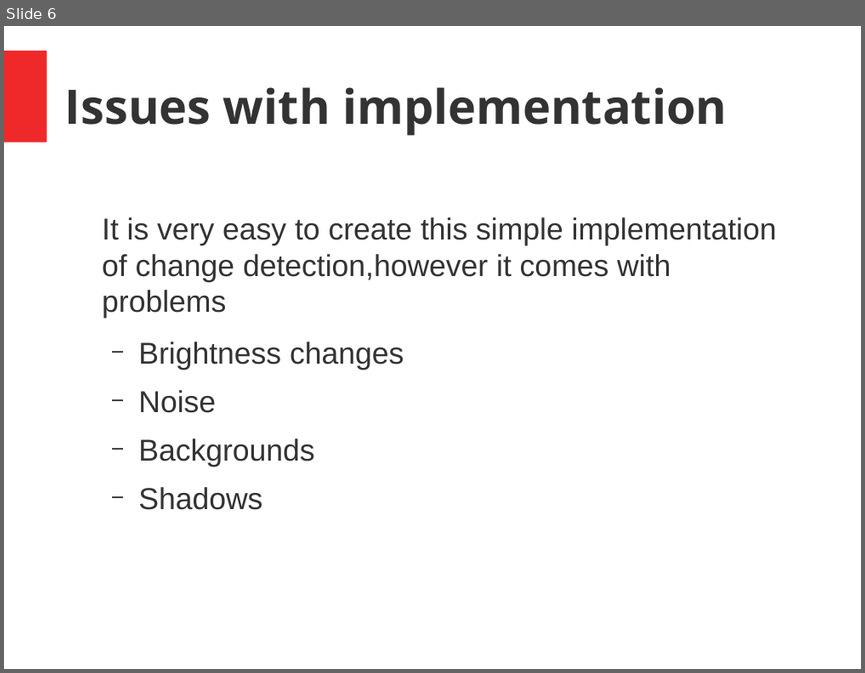
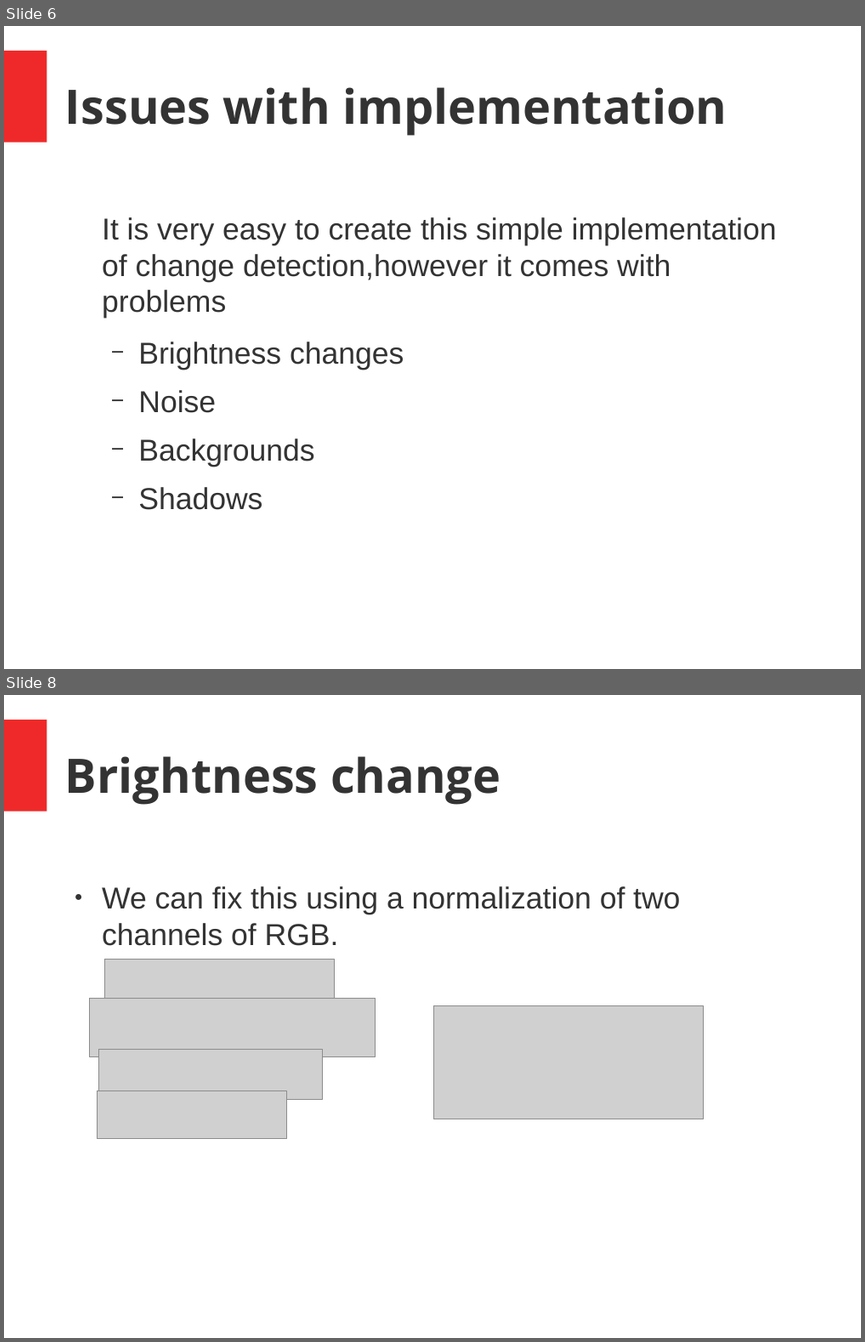
Before and after one commit to joseph-allen/MinsharaMask, a slide deck: SeminarJosephAllen.odp. Shown one above the other, each under a label of ours: slide 6 before the commit, slides 6 and 8 after it; the slides between them are not shown. The pictures are 865x673 and 865x1342 pixels, drawn with LibreOffice and Linux fonts; fonts in the diff are those of the drawing; grey boxes stand for pictures. Boxes give left, top, right and bottom in pixels: in the first picture for what was removed or moved away, otherwise in the second. Text is boxed around its words. In the diff, an @@ line names an element or a change of style, - is before the commit and + after.

Commit message:
powerpoint3

```diff
--- a/SeminarJosephAllen.odp
+++ b/SeminarJosephAllen.odp
@@ slide 8 added at (4,695,861,1338), background #FFFFFF; not listed: 1 template element that a slide beside it also shows @@
@@ title added at (65,756,500,805), 44 pt, text #333333, bold @@
+Brightness change
@@ text added at (102,886,680,946), 28 pt, text #333333 @@
+● We can fix this using a normalization of two channels of RGB.
@@ picture added at (105,959,335,1013) @@
@@ picture added at (90,998,375,1056) @@
@@ picture added at (434,1006,704,1119) @@
@@ picture added at (99,1049,323,1100) @@
@@ picture added at (98,1091,287,1138) @@
```
Also in this commit, not shown: 3 other slides added.
